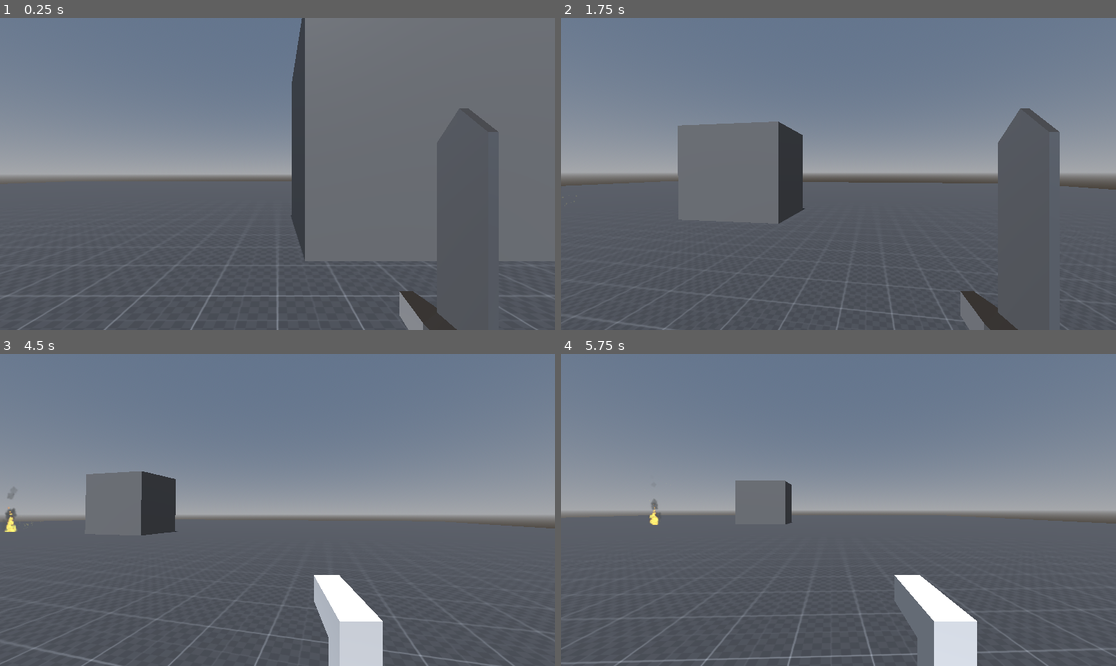
Above: before the commit, frames 1-4 (two rows, left to right).
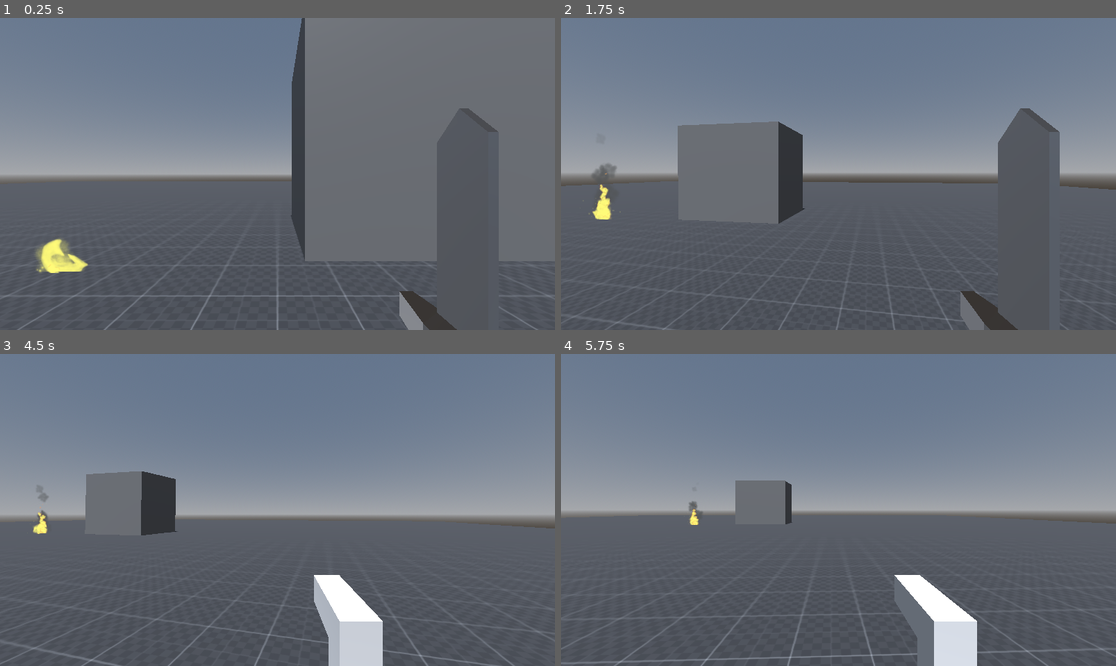
Above: after the commit, the same moments.

Repository: Jplp1919/Boomer-shooter
Game: Godot game, scene res://enviroment/world.tscn
The game is run twice, just before and just after one commit, with the same random seed, the same clock (stepped at 60 frames per second) and the same inputs.
Inputs (mouse positions are in pixels of both pictures, inside the frame that each line leads up to):
- Up to frame 1 (0.25 s): no input
- Up to frame 2 (1.75 s): tap Enter at 0.5 s; move the mouse to (866, 174) at 0.52 s; press the mouse at (866, 174) at 0.53 s; hold D (move_right) 0.53-1.28 s; tap Space (jump) at 0.77, 1.52 s; move the mouse to (810, 174) at 1.27 s; release the mouse at (810, 174) at 1.28 s; hold S (move_backward) from 1.28 s (still down); tap W (move_foward) at 1.35 s
- Up to frame 3 (4.5 s): move the mouse to (288, 503) at 2.02 s; release S (move_backward) at 2.03 s; hold D (move_right) 2.03-3.53 s; tap 1 at 2.1 s; move the mouse to (271, 516) at 2.77 s; tap 2 at 2.85 s; tap Space (jump) at 3.02, 3.77 s; move the mouse to (316, 513) at 3.52 s; hold A (move_left) from 3.53 s (still down); tap 3 at 3.6 s; move the mouse to (233, 506) at 4.27 s; tap 4 at 4.35 s
- Up to frame 4 (5.75 s): tap Space (jump) at 4.52 s; move the mouse to (844, 510) at 5.02 s; release A (move_left) at 5.03 s; hold S (move_backward) from 5.03 s (still down); tap 5 at 5.1 s

The runs differ from the first frame. In frame 1, 0.7% of the frame differs, in the area x 6-16%, y 70-82%; in frame 2, 0.4%; in frame 3, 0.3%; in frame 4, 0.2%.

Commit message:
added fire trap

Diff:
--- a/characters/player/player.gd
+++ b/characters/player/player.gd
@@ -3,6 +3,8 @@
 @onready var camera_3d: Camera3D = $Camera3D
 @onready var character_mover: Node3D = $CharacterMover
 @onready var weapon_manager: Node3D = $Camera3D/WeaponManager
+@onready var health_manager: Node3D = $HealthManager
+
 
 @export var mouse_sensitivity_h = 0.15
 @export var mouse_sensitivity_v = 0.15
@@ -24,6 +26,7 @@
 
 func _ready():
 	Input.mouse_mode = Input.MOUSE_MODE_CAPTURED
+	health_manager.died.connect(kill)
 
 func _input(event):
 	if dead:
@@ -63,3 +66,11 @@
 	if Input.is_action_just_pressed("jump"):
 		character_mover.jump()
 	weapon_manager.attack(Input.is_action_just_pressed("attack"), Input.is_action_pressed("attack"))
+
+func kill():
+	dead = true
+	character_mover.set_move_dir(Vector3.ZERO)
+	#death_screen.show_death_screen()
+
+func hurt(damege_data : DamageData):
+	health_manager.hurt(damege_data)
--- a/characters/player/player.tscn
+++ b/characters/player/player.tscn
@@ -1,10 +1,11 @@
-[gd_scene load_steps=18 format=3 uid="uid://dkukwdl83728d"]
+[gd_scene load_steps=19 format=3 uid="uid://dkukwdl83728d"]
 
 [ext_resource type="Script" path="res://characters/player/player.gd" id="1_nse8j"]
 [ext_resource type="Script" path="res://characters/player/weapon_manager.gd" id="2_toaof"]
 [ext_resource type="PackedScene" uid="uid://cgec1exw4yug3" path="res://weapons/sword.tscn" id="3_jwqcs"]
 [ext_resource type="PackedScene" uid="uid://bnj6gurbksqw2" path="res://characters/character_mover.tscn" id="3_v7rqy"]
 [ext_resource type="PackedScene" uid="uid://cp0nng4pkm38p" path="res://weapons/pistol.tscn" id="5_3pw2f"]
+[ext_resource type="PackedScene" uid="uid://c5g6e0iilulgi" path="res://characters/health_manager.tscn" id="6_0vft6"]
 
 [sub_resource type="CapsuleShape3D" id="CapsuleShape3D_i3tmd"]
 
@@ -88,6 +89,33 @@
 "attack": SubResource("Animation_rq7td")
 }
 
+[sub_resource type="Animation" id="Animation_iixwj"]
+length = 0.001
+tracks/0/type = "value"
+tracks/0/imported = false
+tracks/0/enabled = true
+tracks/0/path = NodePath("test_pistol:position")
+tracks/0/interp = 1
+tracks/0/loop_wrap = true
+tracks/0/keys = {
+"times": PackedFloat32Array(0),
+"transitions": PackedFloat32Array(1),
+"update": 0,
+"values": [Vector3(0.46542, -0.486583, -0.823569)]
+}
+tracks/1/type = "value"
+tracks/1/imported = false
+tracks/1/enabled = true
+tracks/1/path = NodePath("test_pistol:rotation")
+tracks/1/interp = 1
+tracks/1/loop_wrap = true
+tracks/1/keys = {
+"times": PackedFloat32Array(0),
+"transitions": PackedFloat32Array(1),
+"update": 0,
+"values": [Vector3(0, -3.14159, 0)]
+}
+
 [sub_resource type="Animation" id="Animation_d47ri"]
 resource_name = "attack"
 length = 0.4
@@ -114,33 +142,6 @@
 "transitions": PackedFloat32Array(1, 1, 1, 1),
 "update": 0,
 "values": [Vector3(0, -3.14159, 0), Vector3(-0.743091, -3.14159, -1.38731e-07), Vector3(-1.02076, -3.14159, -2.17912e-07), Vector3(0, -3.14159, 0)]
-}
-
-[sub_resource type="Animation" id="Animation_iixwj"]
-length = 0.001
-tracks/0/type = "value"
-tracks/0/imported = false
-tracks/0/enabled = true
-tracks/0/path = NodePath("test_pistol:position")
-tracks/0/interp = 1
-tracks/0/loop_wrap = true
-tracks/0/keys = {
-"times": PackedFloat32Array(0),
-"transitions": PackedFloat32Array(1),
-"update": 0,
-"values": [Vector3(0.46542, -0.486583, -0.823569)]
-}
-tracks/1/type = "value"
-tracks/1/imported = false
-tracks/1/enabled = true
-tracks/1/path = NodePath("test_pistol:rotation")
-tracks/1/interp = 1
-tracks/1/loop_wrap = true
-tracks/1/keys = {
-"times": PackedFloat32Array(0),
-"transitions": PackedFloat32Array(1),
-"update": 0,
-"values": [Vector3(0, -3.14159, 0)]
 }
 
 [sub_resource type="AnimationLibrary" id="AnimationLibrary_1hs4o"]
@@ -250,6 +251,9 @@
 libraries = {
 "": SubResource("AnimationLibrary_ea7ta")
 }
+
+[node name="HitScanAttackEmitter" parent="Camera3D/WeaponManager/Weapons/Sword/AttackEmitter" index="1"]
+is_sword = true
 
 [node name="Pistol" parent="Camera3D/WeaponManager/Weapons" node_paths=PackedStringArray("animation_player") instance=ExtResource("5_3pw2f")]
 animation_player = NodePath("Graphics/PistolAnimationPlayer")
@@ -258,7 +262,7 @@
 attack_rate = 0.1
 
 [node name="test_pistol" parent="Camera3D/WeaponManager/Weapons/Pistol/Graphics" index="0"]
-transform = Transform3D(-1, 0, -1.50996e-07, 0, 1, 0, 1.50996e-07, 0, -1, 0.46542, -0.486583, -0.823569)
+transform = Transform3D(-1, 0, -2.53518e-06, 0, 1, 0, 2.53518e-06, 0, -1, 0.46542, -0.486583, -0.823569)
 
 [node name="PistolAnimationPlayer" type="AnimationPlayer" parent="Camera3D/WeaponManager/Weapons/Pistol/Graphics" index="1"]
 libraries = {
@@ -270,6 +274,9 @@
 "": SubResource("AnimationLibrary_n3ecu")
 }
 
+[node name="HealthManager" parent="." instance=ExtResource("6_0vft6")]
+verbose = true
+
 [connection signal="moved" from="CharacterMover" to="Camera3D/WeaponManager" method="update_animation"]
 
 [editable path="Camera3D/WeaponManager/Weapons/Sword"]
--- a/characters/player/weapon_manager.gd
+++ b/characters/player/weapon_manager.gd
@@ -57,7 +57,6 @@
 	return true
 
 func update_animation(velocity: Vector3, grounded: bool):
-	print("playing")
 	if cur_weapon is Weapon and !cur_weapon.is_idle():
 		animation_player.play("RESET")
 	elif !grounded or velocity.length() < 5.0:
--- a/effects/sword_hit_effect.tscn
+++ b/effects/sword_hit_effect.tscn
@@ -1,4 +1,6 @@
 [gd_scene load_steps=11 format=3 uid="uid://cigye7bt2yjda"]
+
+[ext_resource type="Texture2D" uid="uid://ott16po5nxwf" path="res://effects/assets/slash_vertical.png" id="1_itbq7"]
 
 [sub_resource type="StandardMaterial3D" id="StandardMaterial3D_hiy1v"]
 transparency = 2
@@ -54,12 +56,11 @@
 
 [sub_resource type="QuadMesh" id="QuadMesh_0qi0k"]
 
-[sub_resource type="CompressedTexture2D" id="CompressedTexture2D_nlr02"]
-
-[node name="BulletHitEffect" type="Node3D"]
+[node name="SwordHitEffect" type="Node3D"]
 
 [node name="SparkParticles" type="GPUParticles3D" parent="."]
 material_override = SubResource("StandardMaterial3D_hiy1v")
+emitting = false
 lifetime = 0.4
 one_shot = true
 explosiveness = 1.0
@@ -67,7 +68,9 @@
 draw_pass_1 = SubResource("QuadMesh_pen38")
 
 [node name="SmokeParticles" type="GPUParticles3D" parent="."]
+visible = false
 material_override = SubResource("StandardMaterial3D_8g5p1")
+emitting = false
 amount = 16
 lifetime = 1.2
 one_shot = true
@@ -82,7 +85,7 @@
 [node name="Decal" type="Decal" parent="."]
 transform = Transform3D(0.999999, 0.000231119, 0.00133448, 0.00133458, -0.000405271, -0.999999, -0.00023057, 1, -0.000405583, 0, 0, 0)
 size = Vector3(0.1, 0.1, 0.1)
-texture_albedo = SubResource("CompressedTexture2D_nlr02")
+texture_albedo = ExtResource("1_itbq7")
 modulate = Color(0.0475577, 0.0475576, 0.0475576, 1)
 distance_fade_enabled = true
 distance_fade_begin = 10.0
--- a/enviroment/world.tscn
+++ b/enviroment/world.tscn
@@ -2,7 +2,7 @@
 
 [ext_resource type="Texture2D" uid="uid://d204pscauecc7" path="res://enviroment/assets/texture_07.png" id="1_l6ir3"]
 [ext_resource type="PackedScene" uid="uid://dkukwdl83728d" path="res://characters/player/player.tscn" id="2_uorke"]
-[ext_resource type="PackedScene" uid="uid://ctpkbn78rss5" path="res://effects/fire.tscn" id="3_11odl"]
+[ext_resource type="PackedScene" uid="uid://c5dbr26npmfin" path="res://traps/fire_hazard.tscn" id="3_m0t8l"]
 
 [sub_resource type="StandardMaterial3D" id="StandardMaterial3D_n2ag3"]
 albedo_texture = ExtResource("1_l6ir3")
@@ -41,5 +41,5 @@
 transform = Transform3D(1, 0, 0, 0, 0.116723, 0.993165, 0, -0.993165, 0.116723, 0, 40.5595, 32.0793)
 shadow_enabled = true
 
-[node name="Fire" parent="." instance=ExtResource("3_11odl")]
-transform = Transform3D(1, 0, 0, 0, 1, 0, 0, 0, 1, -9, 0, -4)
+[node name="FireHazard" parent="." instance=ExtResource("3_m0t8l")]
+transform = Transform3D(1, 0, 0, 0, 1, 0, 0, 0, 1, -4, 0, -3.72333)
--- /dev/null
+++ b/traps/fire_hazard.gd
@@ -0,0 +1,20 @@
+extends Node3D
+
+@onready var fire_area: Area3D = $FireArea
+
+var burning = false
+
+func burn():
+	for body in fire_area.get_overlapping_bodies():
+		if body.has_method("hurt"):
+			burning = true
+			var damage_data = DamageData.new()
+			damage_data.amount = 5
+			damage_data.hit_pos = body.global_position + Vector3.UP
+			body.hurt(damage_data)
+			await get_tree().create_timer(1).timeout
+			burning = false
+
+func _process(delta):
+	if !burning:
+		burn()
--- /dev/null
+++ b/traps/fire_hazard.tscn
@@ -0,0 +1,18 @@
+[gd_scene load_steps=4 format=3 uid="uid://c5dbr26npmfin"]
+
+[ext_resource type="PackedScene" uid="uid://ctpkbn78rss5" path="res://effects/fire.tscn" id="1_6plqm"]
+[ext_resource type="Script" path="res://traps/fire_hazard.gd" id="1_8aikn"]
+
+[sub_resource type="CapsuleShape3D" id="CapsuleShape3D_d5m2h"]
+height = 1.66125
+
+[node name="FireHazard" type="Node3D"]
+script = ExtResource("1_8aikn")
+
+[node name="Fire" parent="." instance=ExtResource("1_6plqm")]
+
+[node name="FireArea" type="Area3D" parent="."]
+
+[node name="CollisionShape3D" type="CollisionShape3D" parent="FireArea"]
+transform = Transform3D(1, 0, 0, 0, 1, 0, 0, 0, 1, 0, 0.736349, 0)
+shape = SubResource("CapsuleShape3D_d5m2h")
--- a/weapons/attack_emitters/hit_scan_attack_emitter.gd
+++ b/weapons/attack_emitters/hit_scan_attack_emitter.gd
@@ -1,10 +1,14 @@
 extends AttackEmitter
 
 @export var only_hit_enviroment = false
+@export var is_sword = false
 
 @onready var ray_cast_3d: RayCast3D = $RayCast3D
 var bullet_hit_effect = preload("res://effects/bullet_hit_effect.tscn")
 
+func _ready() -> void:
+	if is_sword:
+		bullet_hit_effect = preload("res://effects/sword_hit_effect.tscn")
 
 func set_bodies_to_exclude (bodies:Array):
 	super(bodies)
Binary file added: effects/assets/slash_vertical.png
Not shown, added: effects/assets/slash_vertical.png.import
